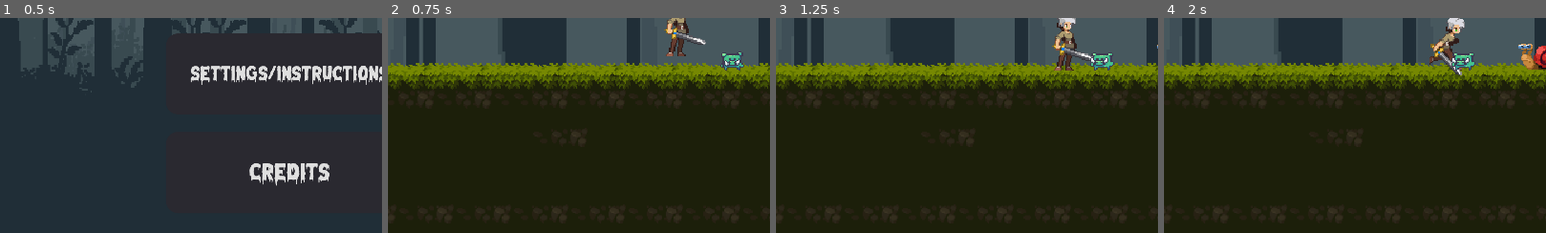
Above: before the commit, frames 1-4 (left to right).
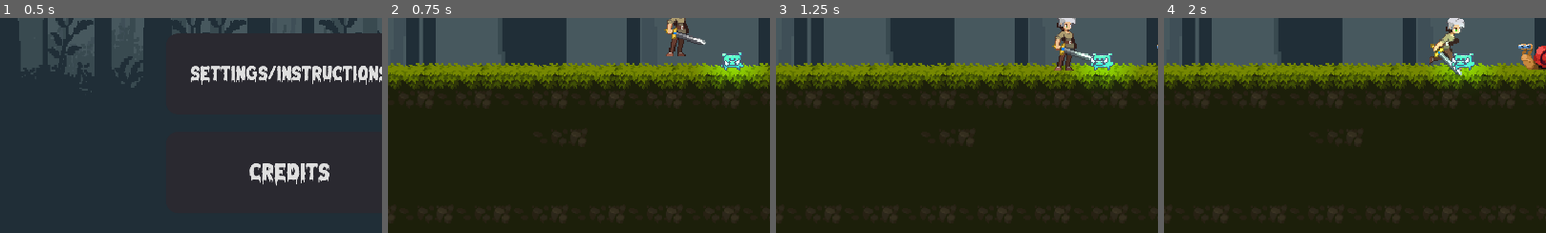
Above: after the commit, the same moments.

Repository: Pikalyx/The-Lost_Woods
Game: Godot game, scene res://main_menu.tscn
Same seed, same stepped clock (60 frames per second), same inputs: the game is played once before the commit and once after it. The engine's default icon, where the game draws it, is replaced by a stand-in: a white triangle on a blue panel in a dark square.
Inputs:
- Up to frame 1 (0.5 s): no input
- Up to frame 2 (0.75 s): click "Start New Game" at 0.5 s
- Up to frame 3 (1.25 s): no input
- Up to frame 4 (2 s): hold D (right) from 1.28 s (still down); hold F (attack) from 1.28 s (still down); tap Space (jump) at 1.52 s
The pictures show only the part of the screen within x 12-62%, y 50-100%; the shares and areas given below are measured in that part.

Frame 1 is identical in both runs. In frame 2, 1.2% of the frame differs, in the area x 82-98%, y 15-31%; in frame 3, 1.4%; in frame 4, 1.6%, in the area x 70-87%, y 4-31%.

Commit message:
added glow effect to pig (temporary)
just as a quick implementation of the light2d stuff

Diff:
--- a/Character/pig.tscn
+++ b/Character/pig.tscn
@@ -130,6 +130,15 @@
 states/run/position = Vector2(355, 101)
 transitions = ["Start", "run", SubResource("AnimationNodeStateMachineTransition_vkr3p"), "run", "attack", SubResource("AnimationNodeStateMachineTransition_wwenl")]
 
+[sub_resource type="Gradient" id="Gradient_xr7cp"]
+offsets = PackedFloat32Array(0, 0.745928)
+colors = PackedColorArray(1, 1, 1, 1, 0, 0, 0, 1)
+
+[sub_resource type="GradientTexture2D" id="GradientTexture2D_3vdu6"]
+gradient = SubResource("Gradient_xr7cp")
+fill = 1
+fill_from = Vector2(0.5, 0.5)
+
 [node name="pig" type="CharacterBody2D"]
 script = ExtResource("1_ds7ua")
 
@@ -138,6 +147,7 @@
 hframes = 5
 
 [node name="CollisionShape2D" type="CollisionShape2D" parent="."]
+visible = false
 position = Vector2(2.5, 6)
 shape = SubResource("RectangleShape2D_n7aci")
 
@@ -152,3 +162,8 @@
 
 [node name="RayCast2D" type="RayCast2D" parent="."]
 position = Vector2(-9, 0)
+
+[node name="PointLight2D" type="PointLight2D" parent="."]
+position = Vector2(3, 6)
+color = Color(0.282353, 0.764706, 0.541176, 1)
+texture = SubResource("GradientTexture2D_3vdu6")
Not shown: 1 places in Character/pig.tscn that only renumber resources
